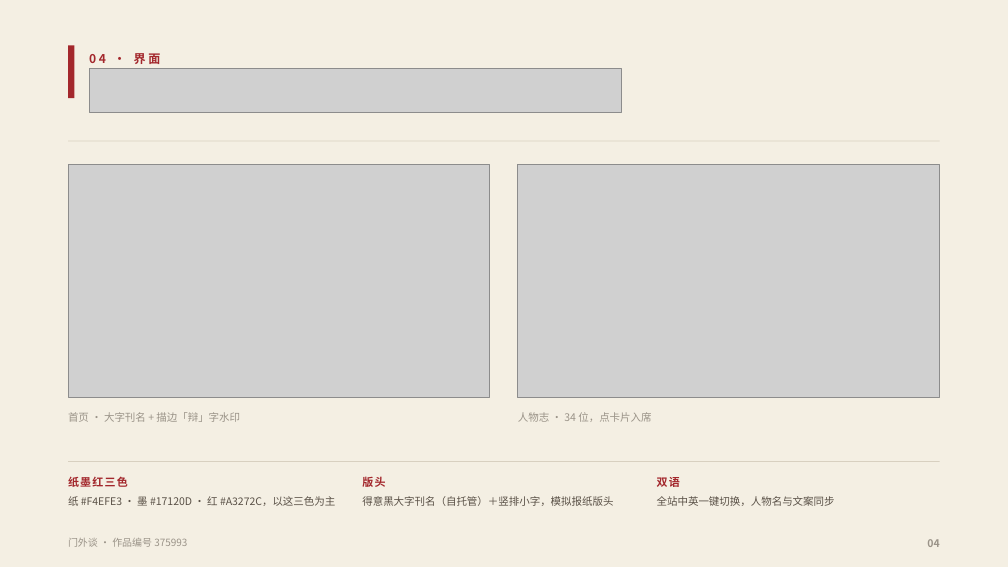
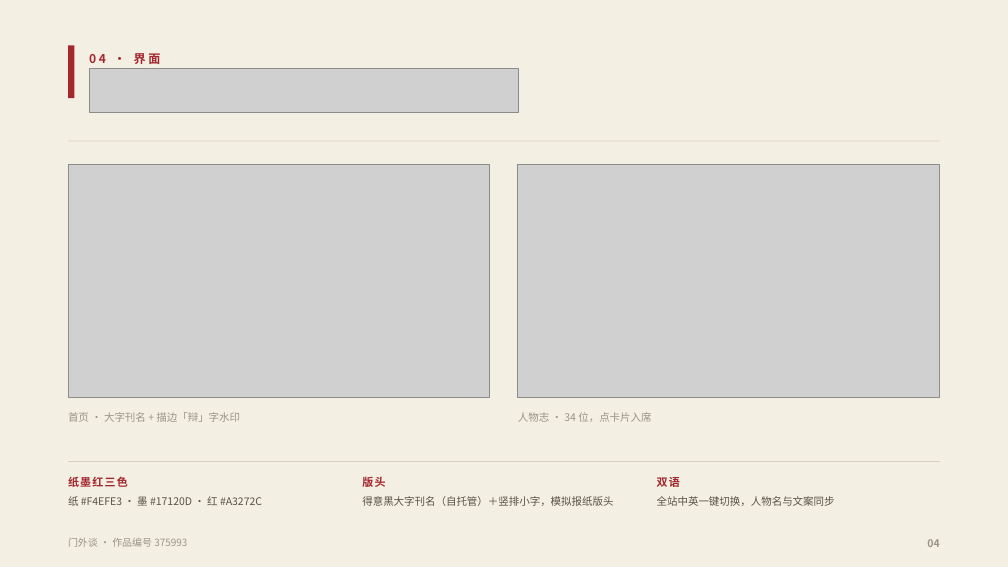
Before and after one commit to fsh114514/menwaitan, a slide deck: slide 4 of competition/答辩PPT.pptx. Drawn at 1008x567 pixels with LibreOffice and Linux fonts; fonts in the diff are those of the drawing; grey boxes stand for pictures. Boxes give left, top, right and bottom in pixels: in the first picture for what was removed or moved away, otherwise in the second. Text is boxed around its words. In the diff, an @@ line names an element or a change of style, - is before the commit and + after.

```diff
--- a/competition/答辩PPT.pptx
+++ b/competition/答辩PPT.pptx
@@ picture: place and size @@
-picture at <box>89,68,622,113</box>
+picture at <box>89,68,519,113</box>
@@ text at <box>68,496,262,506</box>: text changed @@
-纸 #F4EFE3 · 墨 #17120D · 红 #A3272C，以这三色为主
+纸 #F4EFE3 · 墨 #17120D · 红 #A3272C
```
Also in this commit, not shown: 8 other files.
